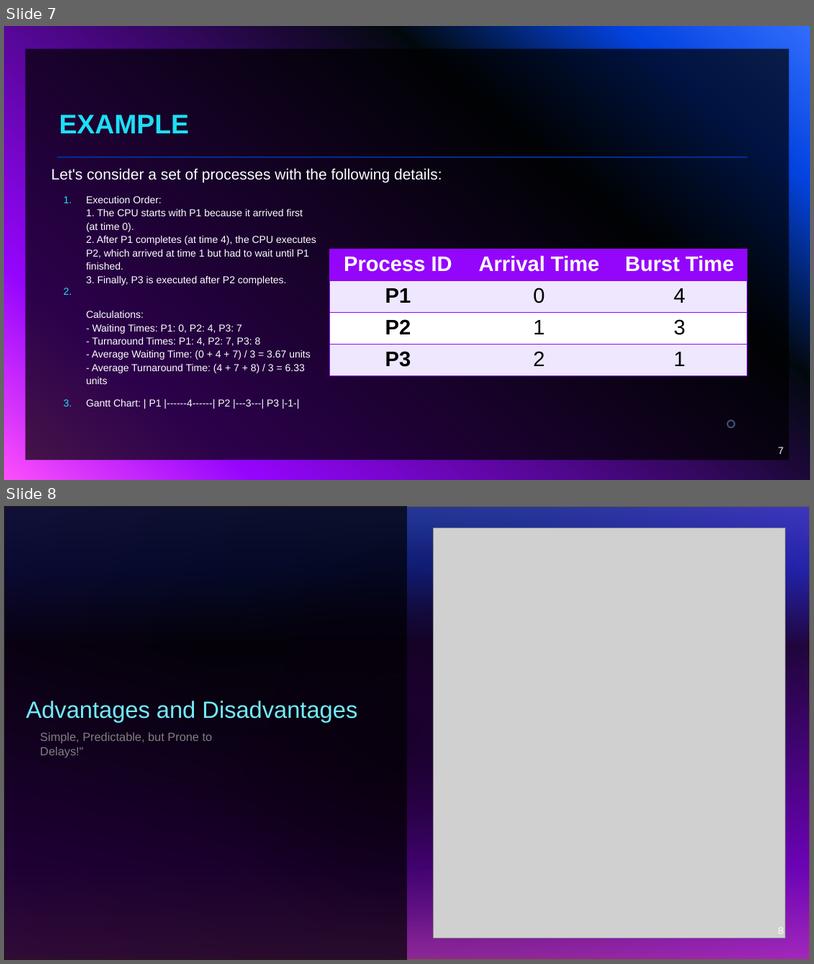
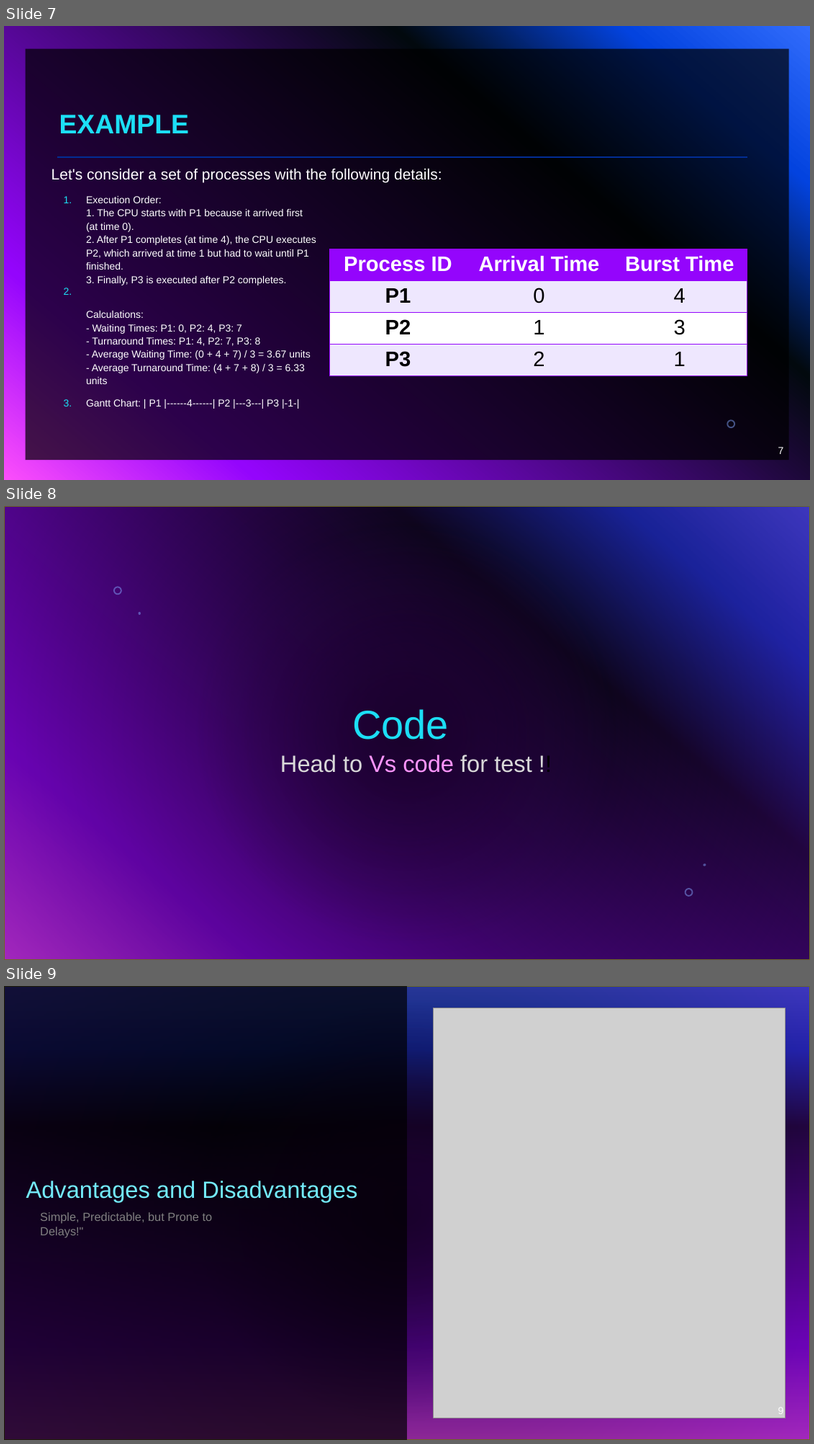
Before and after one commit to Joseph-George1/College_projects, a slide deck: OS_Project/FCFS.pptx. Shown one above the other, each under a label of ours: slides 7 and 8 before the commit, slides 7, 8 and 9 after it. The pictures are 814x964 and 814x1444 pixels, drawn with LibreOffice and Linux fonts; fonts in the diff are those of the drawing; grey boxes stand for pictures; background and template pictures are left out. Boxes give left, top, right and bottom in pixels: in the first picture for what was removed or moved away, otherwise in the second. Text is boxed around its words. In the diff, an @@ line names an element or a change of style, - is before the commit and + after.

```diff
--- a/OS_Project/FCFS.pptx
+++ b/OS_Project/FCFS.pptx
@@ slide 8 added at (4, 506, 810, 960), background picture (left out); not listed: 1 template element that a slide beside it also shows @@
@@ text added at (352, 709, 449, 739), 48 pt, text #1CDFF5 @@
+Code
@@ text added at (280, 754, 532, 772), 28 pt, text #D9D9D9 @@
+Head to Vs code for test !!
@@ group added at (113, 587, 707, 897): 4 freeform shapes @@
@@ what was slide 8 is now slide 9 @@
```
Also in this commit, not shown: 1 slide changed.
